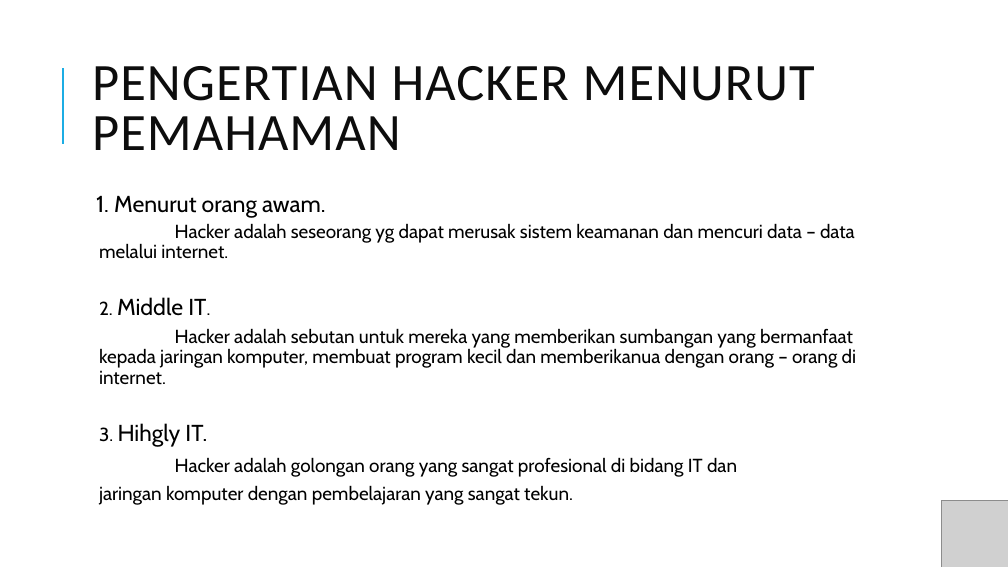
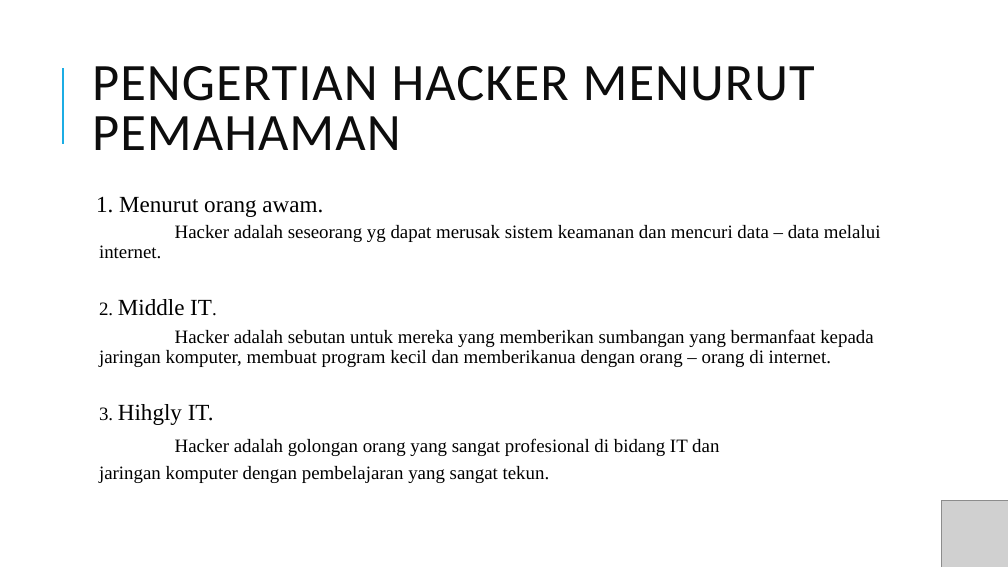
Before and after one commit to Mikroskil/Pejuang, a slide deck: slide 6 of pptpresentasieptikhacking-140615110436-phpapp01.pptx. Drawn at 1008x567 pixels with LibreOffice and Linux fonts; fonts in the diff are those of the drawing; grey boxes stand for pictures. Boxes give left, top, right and bottom in pixels: in the first picture for what was removed or moved away, otherwise in the second. Text is boxed around its words. In the diff, an @@ line names an element or a change of style, - is before the commit and + after.

```diff
--- a/pptpresentasieptikhacking-140615110436-phpapp01.pptx
+++ b/pptpresentasieptikhacking-140615110436-phpapp01.pptx
@@ text "1. Menurut orang awam." at (x1=96, y1=196, x2=881, y2=483): font Cabin to Times New Roman @@
```
Also in this commit, not shown: 1 other slide changed.
